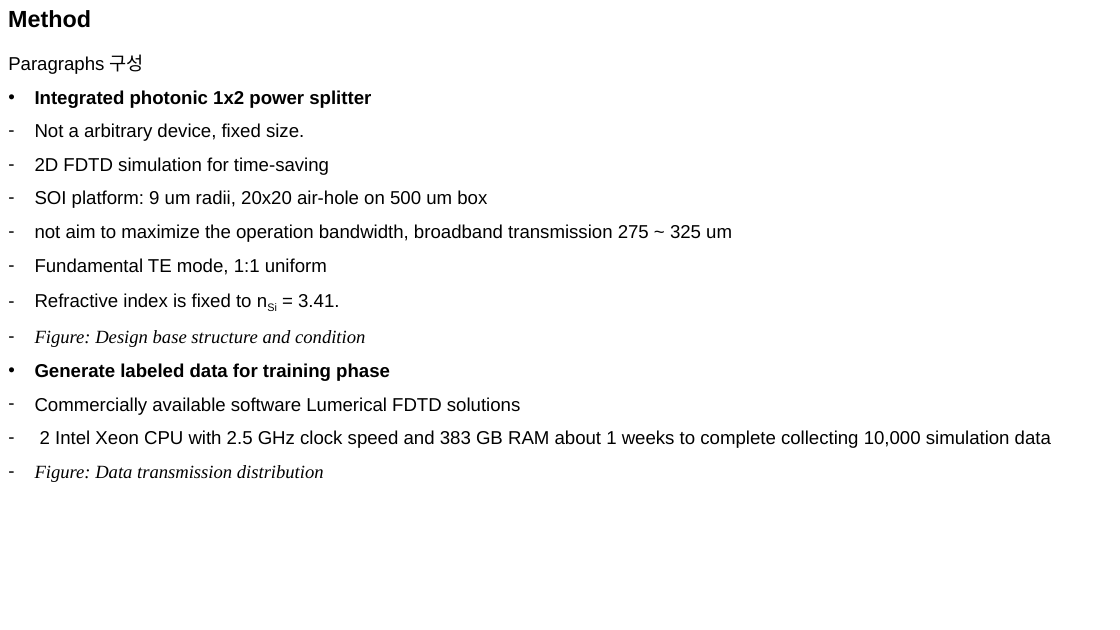
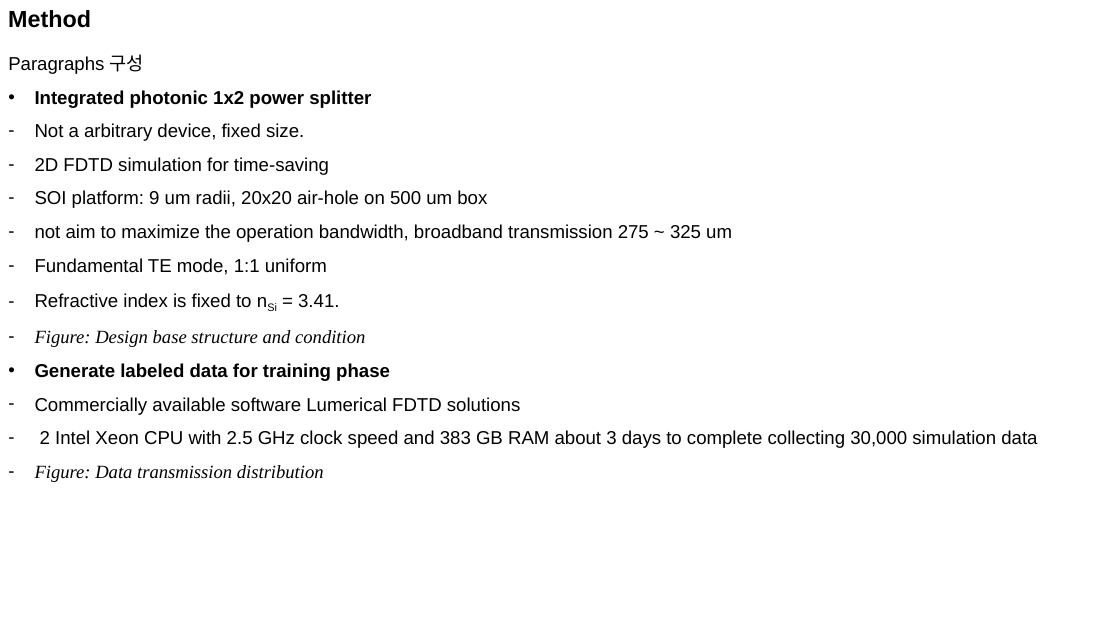
Before and after one commit to jglee96/NBTP_Lab, a slide deck: slide 5 of 개인/석사학위논문/Manuscript Preparation.pptx. Drawn at 1120x630 pixels with LibreOffice and Linux fonts; fonts in the diff are those of the drawing. Boxes give left, top, right and bottom in pixels: in the first picture for what was removed or moved away, otherwise in the second. Text is boxed around its words. In the diff, an @@ line names an element or a change of style, - is before the commit and + after.

```diff
--- a/개인/석사학위논문/Manuscript Preparation.pptx
+++ b/개인/석사학위논문/Manuscript Preparation.pptx
@@ text at bbox=[40, 430, 1037, 448]: text changed @@
-– 2 Intel Xeon CPU with 2.5 GHz clock speed and 383 GB RAM about 1 weeks to complete collecting 10,000 simulation data
+– 2 Intel Xeon CPU with 2.5 GHz clock speed and 383 GB RAM about 3 days to complete collecting 30,000 simulation data
```
Also in this commit, not shown: 2 other slides changed, 8 other files.
